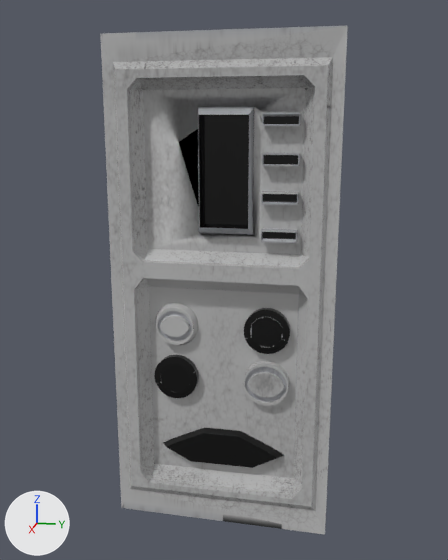
Before and after pictures for a commit that changed the OBJ model Resources/models/ny/panel/panel/panel.obj.
Camera for both pictures: a 50 mm lens placed at (5.98, 1.17, 2.06), pointed at (-0.02, -0.03, 0.56). Every picture has the same lights, and +X, +Y and +Z are marked at lower left. Where no turn or scale is listed for an object, it has been applied to the vertices. Vertices at the same position are counted once.
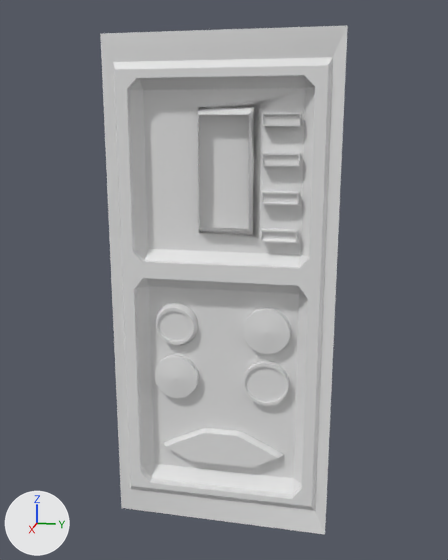
Pixel boxes (x1, y1, x2, y2) of what changed, in the pictures (448 x 560 px):
part 1 of me_cube_053, cut back
    both: (154, 310, 290, 398)
part 2 of me_cube_053, recoloured
    both: (100, 25, 347, 534)

The change in detail:
me_cube_053 is used by ob_cube_053; location (0.0, 0.0, 0.0).
me_cube_053 had 884 vertices, 1764 faces and spanned x -0.09..0.14, y -1.2..1.09, z -2.13..2.92.
me_cube_053 now has 758 vertices, 1512 faces and spans x -0.09..0.14, y -1.2..1.09, z -2.13..2.92.
me_cube_053 part 1: 4 vertices moved within x 0.01, y 0.23..0.61, z -0.52; 128 vertices removed from x 0.04..0.05, y -0.71..0.61, z -0.69..0.21; 2 vertices added at x 0.04, y -0.55..0.42, z -0.52..0.05.
me_cube_053 part 2: 382 faces spanning x -0.09..0.14, y -1.2..1.09, z -2.13..2.92 switch from mat_material_064 (picture img_panel_material_basecolor_png) to no material.
